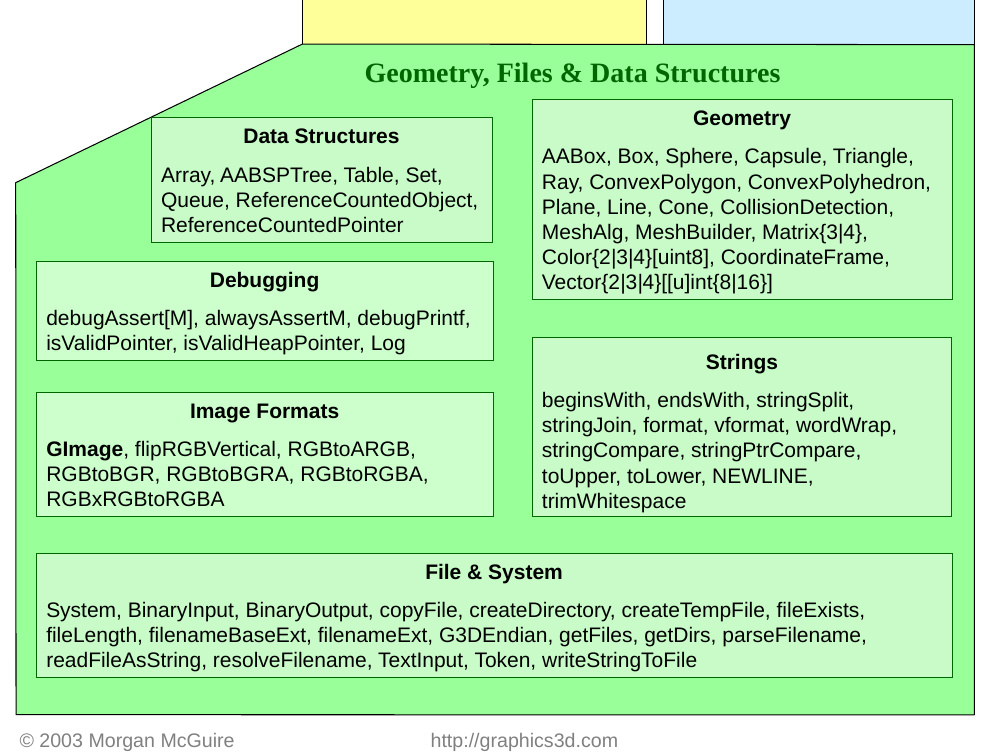
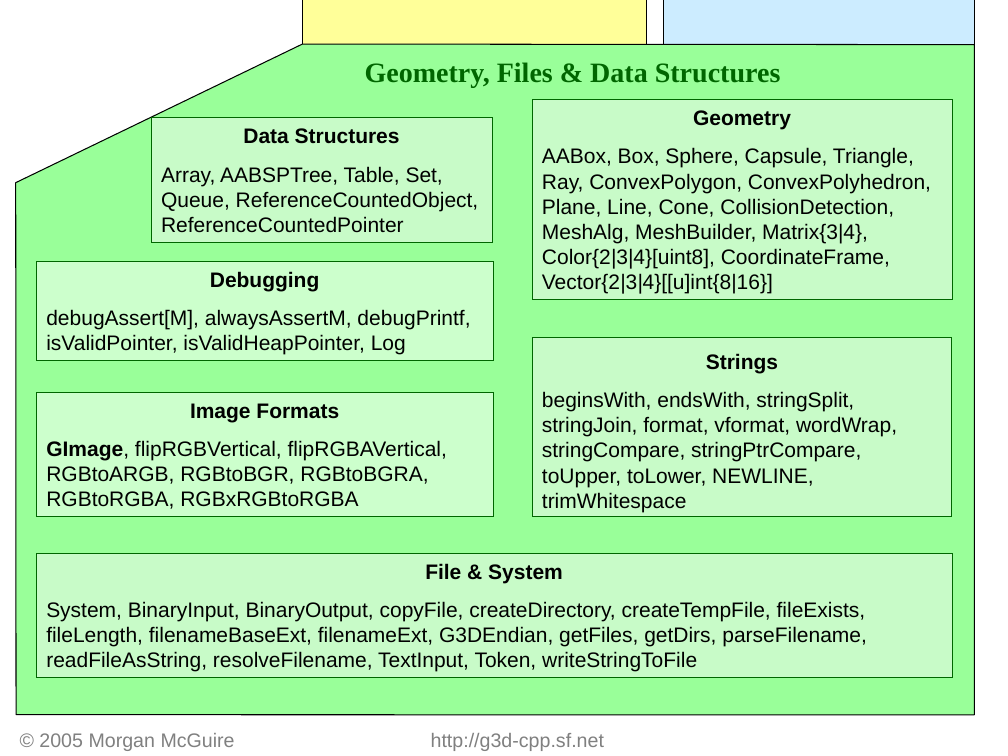
Before and after one commit to luaman/g3d-cpp, a slide deck: slide 2 of source/html/G3D-Map.ppt. Drawn at 1008x756 pixels with LibreOffice and Linux fonts; fonts in the diff are those of the drawing. Boxes give left, top, right and bottom in pixels: in the first picture for what was removed or moved away, otherwise in the second. Text is boxed around its words. In the diff, an @@ line names an element or a change of style, - is before the commit and + after.

```diff
--- a/source/html/G3D-Map.ppt
+++ b/source/html/G3D-Map.ppt
@@ text in rectangle at [46, 440, 447, 509]: text changed @@
-GImage, flipRGBVertical, RGBtoARGB, RGBtoBGR, RGBtoBGRA, RGBtoRGBA, RGBxRGBtoRGBA
+GImage, flipRGBVertical, flipRGBAVertical, RGBtoARGB, RGBtoBGR, RGBtoBGRA, RGBtoRGBA, RGBxRGBtoRGBA
@@ text at [39, 733, 604, 751]: text changed @@
-© 2003 Morgan McGuire http://graphics3d.com
+© 2005 Morgan McGuire http://g3d-cpp.sf.net
```
Also in this commit, not shown: 1 other slide changed.
